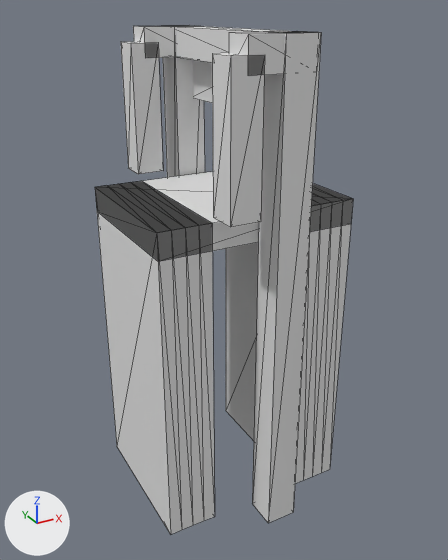
The glTF model models/hardinxveld-giessendam/hardinxveld-giessendam-brug-662e34d4/hardinxveld-giessendam-brug-662e34d4.glb, before and after one commit.
Camera for both pictures: a 50 mm lens placed at (-8.92, -16.48, 5.49), pointed at (0.08, -0.12, -2.69). Arrows for +X, +Y and +Z are at lower left; the lights stay in place. The picture after the commit comes second. Mesh edges are drawn as thin lines.

Script lines for the objects in view, before the commit:
```python
ob_building_balans = bpy.data.objects.new('building:balans', me_balans)
ob_building_balans.location = (0.0, 0.0, 0.0)
ob_building_balans_2 = bpy.data.objects.new('building:balans 2', me_balans_2)
ob_building_balans_2.location = (0.0, 0.0, 0.0)
ob_building_contragewicht = bpy.data.objects.new('building:contragewicht', me_contragewicht)
ob_building_contragewicht.location = (0.0, 0.0, 0.0)
ob_building_hamei = bpy.data.objects.new('building:hamei', me_hamei)
ob_building_hamei.location = (0.0, 0.0, 0.0)
ob_building_hamei_2 = bpy.data.objects.new('building:hamei 2', me_hamei_2)
ob_building_hamei_2.location = (0.0, 0.0, 0.0)
ob_building_hangstang = bpy.data.objects.new('building:hangstang', me_hangstang)
ob_building_hangstang.location = (0.0, 0.0, 0.0)
ob_building_hangstang_2 = bpy.data.objects.new('building:hangstang 2', me_hangstang_2)
ob_building_hangstang_2.location = (0.0, 0.0, 0.0)
ob_building_portaal = bpy.data.objects.new('building:portaal', me_portaal)
ob_building_portaal.location = (0.0, 0.0, 0.0)
ob_road_landhoofd__aangenomen__2 = bpy.data.objects.new('road:landhoofd (aangenomen) 2', me_landhoofd__aangenomen__2)
ob_road_landhoofd__aangenomen__2.location = (0.0, 0.0, 0.0)
# also in view: 'road:landhoofd (aangenomen)' at (-2.39, 0.0, -4.88); 'road:dek' at (0.0, 0.0, -0.17)
```
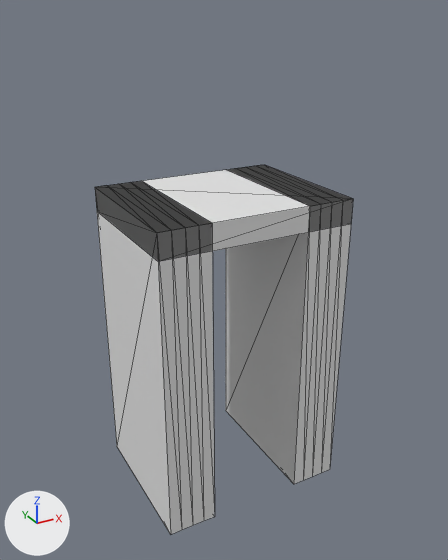
Where the change shows, as pixel boxes [x1, y1, x2, y2] in the pictures (448 x 560 px):
'building:hamei 2', deleted: before [252, 31, 321, 523]
'building:hangstang 2', deleted: before [212, 53, 265, 227]
'building:hangstang', deleted: before [121, 42, 163, 174]
'building:hamei', deleted: before [163, 25, 205, 177]
'building:portaal', deleted: before [176, 26, 290, 62]
'building:balans 2', deleted: before [229, 31, 317, 76]
'building:balans', deleted: before [133, 26, 179, 58]
'building:contragewicht', deleted: before [193, 60, 212, 103]

Diff of the bpy script that builds the scene:
```diff
--- a/models/hardinxveld-giessendam/hardinxveld-giessendam-brug-662e34d4/hardinxveld-giessendam-brug-662e34d4.glb.py
+++ b/models/hardinxveld-giessendam/hardinxveld-giessendam-brug-662e34d4/hardinxveld-giessendam-brug-662e34d4.glb.py
@@ ob_building_hamei @@
-ob_building_hamei = bpy.data.objects.new('building:hamei', me_hamei)
-ob_building_hamei.location = (0.0, 0.0, 0.0)
@@ ob_building_hamei_2 @@
-ob_building_hamei_2 = bpy.data.objects.new('building:hamei 2', me_hamei_2)
-ob_building_hamei_2.location = (0.0, 0.0, 0.0)
@@ ob_building_portaal @@
-ob_building_portaal = bpy.data.objects.new('building:portaal', me_portaal)
-ob_building_portaal.location = (0.0, 0.0, 0.0)
@@ ob_building_balans @@
-ob_building_balans = bpy.data.objects.new('building:balans', me_balans)
-ob_building_balans.location = (0.0, 0.0, 0.0)
@@ ob_building_hangstang @@
-ob_building_hangstang = bpy.data.objects.new('building:hangstang', me_hangstang)
-ob_building_hangstang.location = (0.0, 0.0, 0.0)
@@ ob_building_balans_2 @@
-ob_building_balans_2 = bpy.data.objects.new('building:balans 2', me_balans_2)
-ob_building_balans_2.location = (0.0, 0.0, 0.0)
@@ ob_building_hangstang_2 @@
-ob_building_hangstang_2 = bpy.data.objects.new('building:hangstang 2', me_hangstang_2)
-ob_building_hangstang_2.location = (0.0, 0.0, 0.0)
@@ ob_building_contragewicht @@
-ob_building_contragewicht = bpy.data.objects.new('building:contragewicht', me_contragewicht)
-ob_building_contragewicht.location = (0.0, 0.0, 0.0)
```
